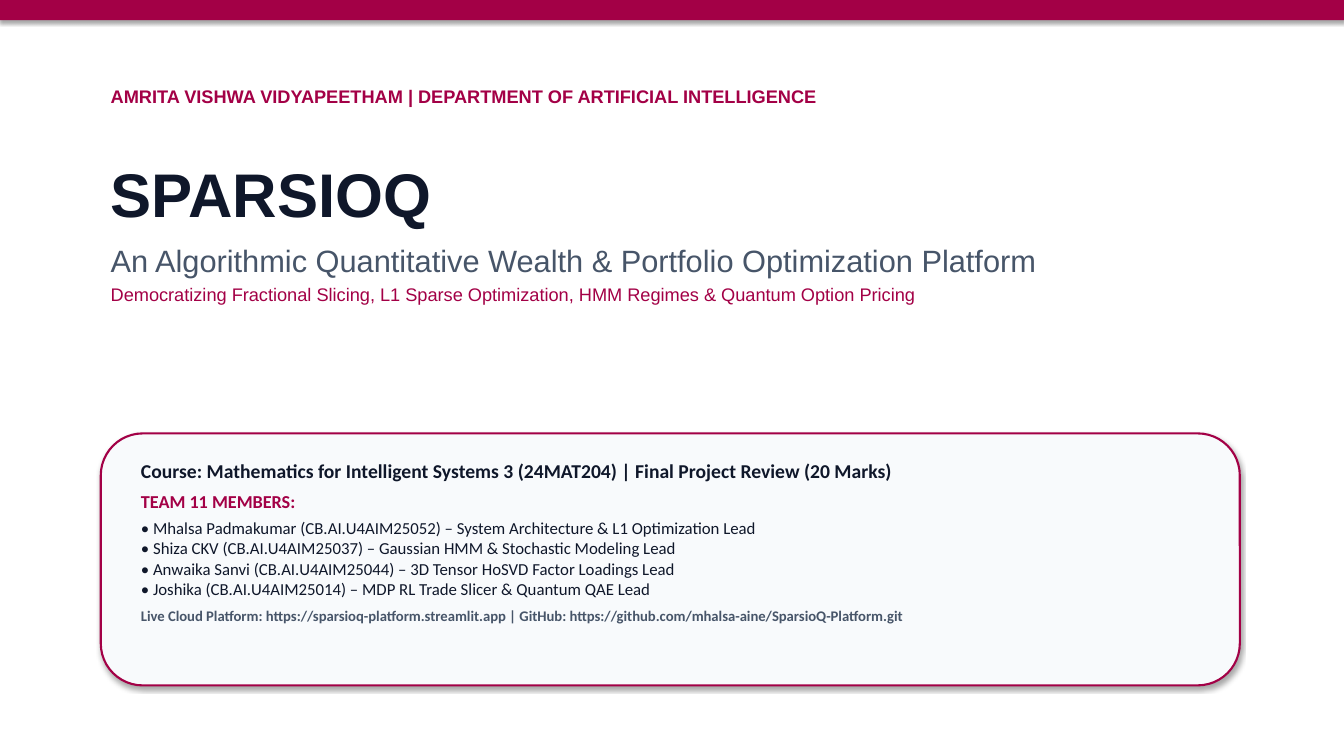
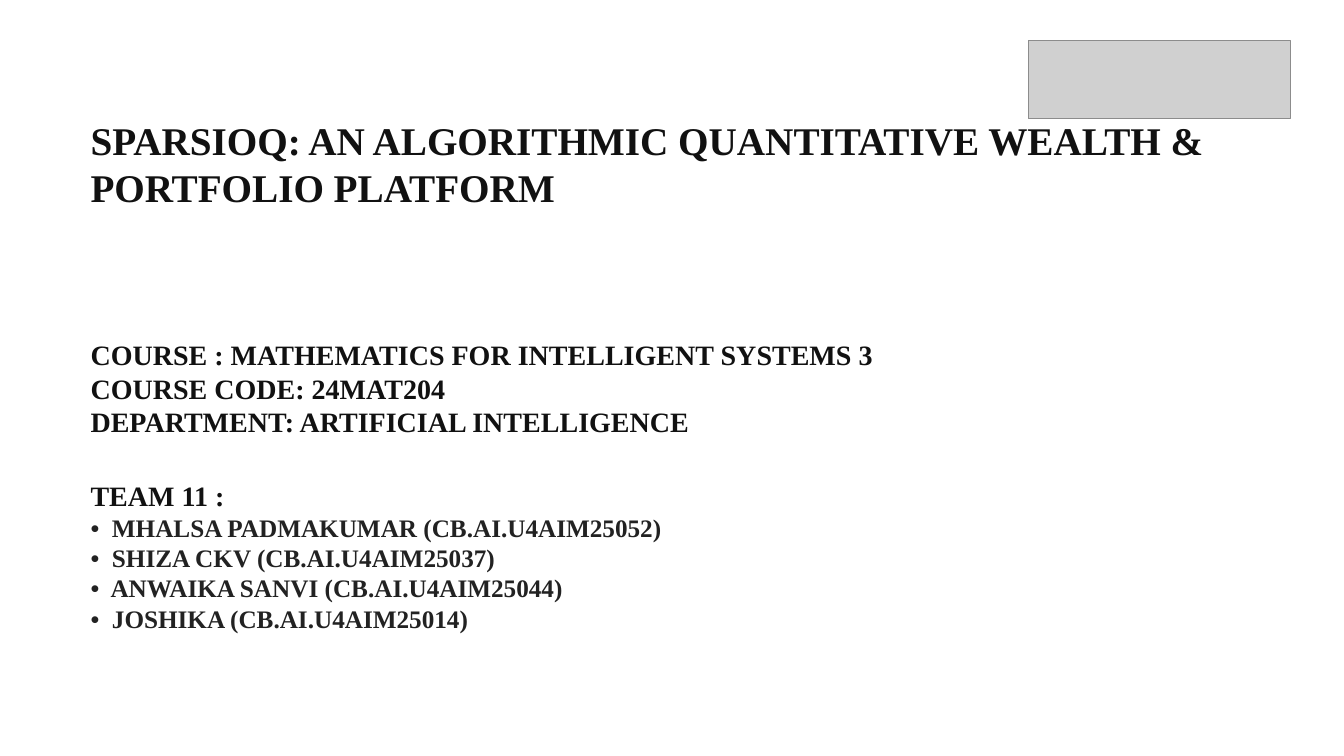
Before and after one commit to mhalsa-aine/SparsioQ-Platform, a slide deck: slide 1 of SparsioQ_Final_Project_Review_Presentation.pptx. Drawn at 1344x756 pixels with LibreOffice and Linux fonts; fonts in the diff are those of the drawing; grey boxes stand for pictures. Boxes give left, top, right and bottom in pixels: in the first picture for what was removed or moved away, otherwise in the second. Text is boxed around its words. In the diff, an @@ line names an element or a change of style, - is before the commit and + after.

```diff
--- a/SparsioQ_Final_Project_Review_Presentation.pptx
+++ b/SparsioQ_Final_Project_Review_Presentation.pptx
@@ rectangle removed at box(0, 0, 1344, 20) @@
@@ picture added at box(1028, 40, 1291, 119) @@
@@ text removed at box(111, 90, 816, 103) @@
-AMRITA VISHWA VIDYAPEETHAM | DEPARTMENT OF ARTIFICIAL INTELLIGENCE
@@ text at box(91, 129, 1161, 203): text changed; size 13 to 28 pt; font Arial to Times New Roman; text colour #A30046 to #111111; bold on @@
-SPARSIOQ
-An Algorithmic Quantitative Wealth & Portfolio Optimization Platform
-Democratizing Fractional Slicing, L1 Sparse Optimization, HMM Regimes & Quantum Option Pricing
+SPARSIOQ: AN ALGORITHMIC QUANTITATIVE WEALTH & PORTFOLIO PLATFORM
@@ text added at box(91, 346, 873, 433), 20 pt, text #111111, bold @@
+COURSE : MATHEMATICS FOR INTELLIGENT SYSTEMS 3
+COURSE CODE: 24MAT204
+DEPARTMENT: ARTIFICIAL INTELLIGENCE
@@ rounded rectangle removed at box(101, 434, 1240, 686) @@
@@ text at box(91, 487, 661, 633): text changed; size 12 to 18 pt; font Calibri to Times New Roman; text colour #0F172A to #222222; bold on @@
-Course: Mathematics for Intelligent Systems 3 (24MAT204) | Final Project Review (20 Marks)
-TEAM 11 MEMBERS:
-• Mhalsa Padmakumar (CB.AI.U4AIM25052) – System Architecture & L1 Optimization Lead
-• Shiza CKV (CB.AI.U4AIM25037) – Gaussian HMM & Stochastic Modeling Lead
-• Anwaika Sanvi (CB.AI.U4AIM25044) – 3D Tensor HoSVD Factor Loadings Lead
-• Joshika (CB.AI.U4AIM25014) – MDP RL Trade Slicer & Quantum QAE Lead
-Live Cloud Platform: https://sparsioq-platform.streamlit.app | GitHub: https://github.com/mhalsa-aine/SparsioQ-Platform.git
+TEAM 11 :
+• MHALSA PADMAKUMAR (CB.AI.U4AIM25052)
+• SHIZA CKV (CB.AI.U4AIM25037)
+• ANWAIKA SANVI (CB.AI.U4AIM25044)
+• JOSHIKA (CB.AI.U4AIM25014)
```
Also in this commit, not shown: 10 other slides changed, 2 slides added, 2 slides removed.
